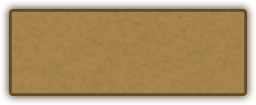
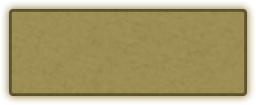
Two versions of the same layered image (256x105). Layer-by-layer changes:
added layer "Layer 3" above "Layer 2" over [2, 2, 254, 103]
hid "Layer 1" over [2, 2, 254, 103]
